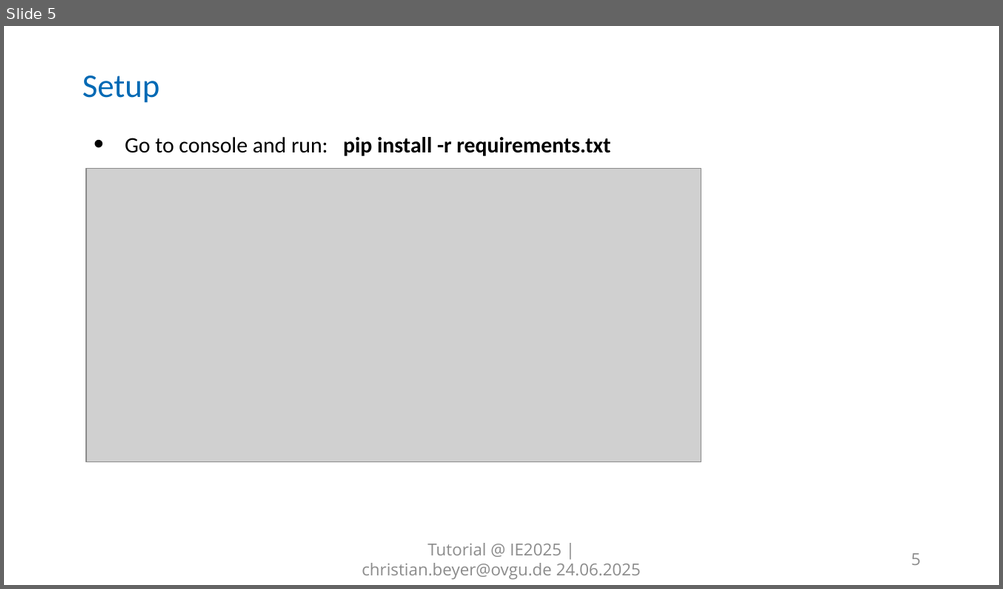
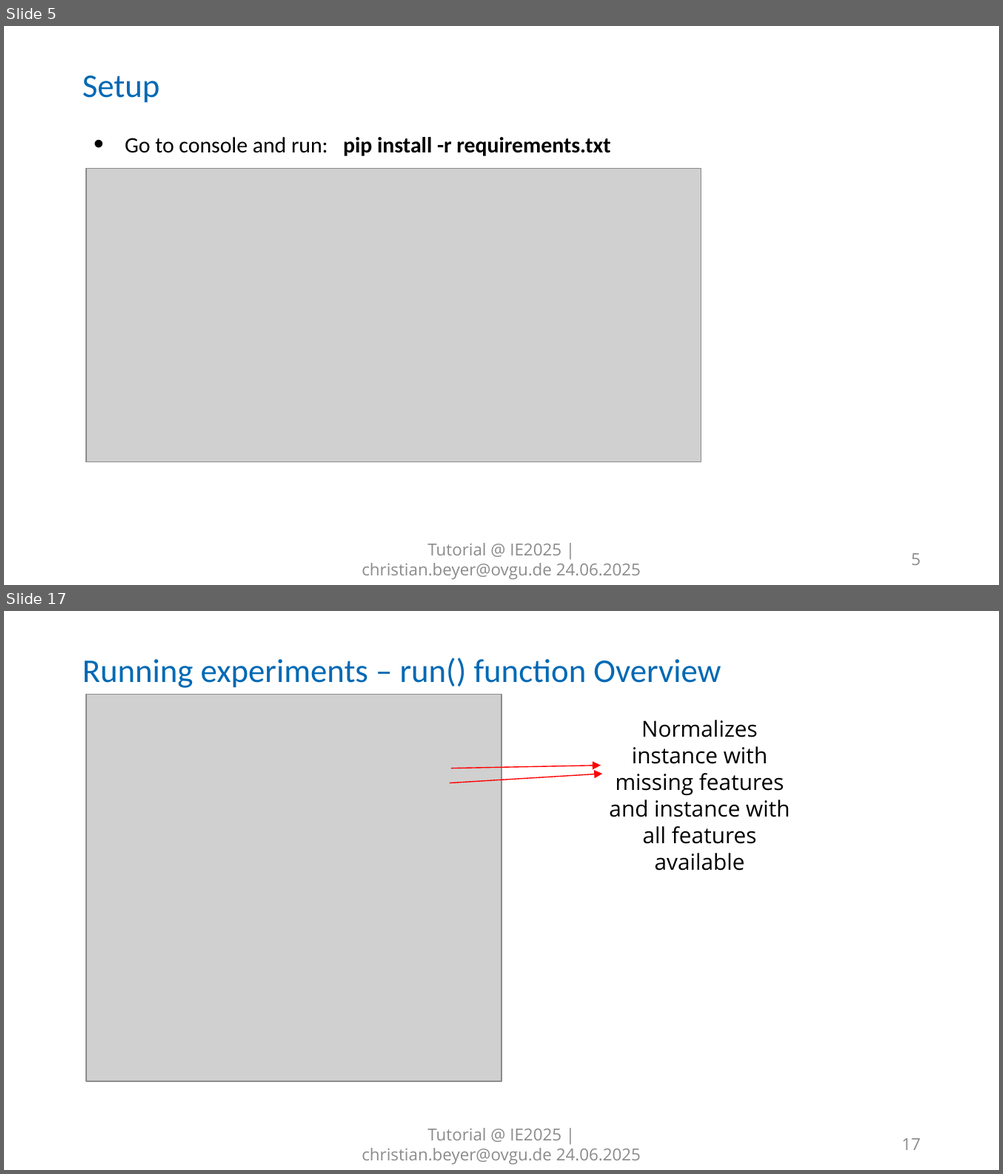
Before and after one commit to cbeyer-code/AFA_Workshop_IE2025, a slide deck: Framework 101.pptx. Shown one above the other, each under a label of ours: slide 5 before the commit, slides 5 and 17 after it; the slides between them are not shown. The pictures are 1003x589 and 1003x1174 pixels, drawn with LibreOffice and Linux fonts; fonts in the diff are those of the drawing; grey boxes stand for pictures; background and template pictures are left out. Boxes give left, top, right and bottom in pixels: in the first picture for what was removed or moved away, otherwise in the second. Text is boxed around its words. In the diff, an @@ line names an element or a change of style, - is before the commit and + after.

```diff
--- a/Framework 101.pptx
+++ b/Framework 101.pptx
@@ slide 17 added at <box>4,611,999,1170</box>, background #FFFFFF; not listed: 8 template elements that a slide beside it also shows @@
@@ title added at <box>82,658,720,688</box>, 24 pt, text #0069B4 @@
+Running experiments – run() function Overview
@@ picture added at <box>87,695,501,1082</box> @@
@@ text added at <box>609,720,790,871</box>, 16 pt, text #000000 @@
+Normalizes instance with missing features and instance with all features available
@@ arrow added from (450, 768) to (600, 765), #FF0000 0.75 pt @@
@@ arrow added from (449, 783) to (602, 774), #FF0000 0.75 pt @@
@@ text added at <box>361,1128,640,1165</box>, 12 pt, text #8C8C8C @@
+Tutorial @ IE2025 | christian.beyer@ovgu.de 24.06.2025
@@ page number added at <box>902,1139,921,1150</box>, 12 pt, text #8C8C8C @@
+17
```
Also in this commit, not shown: 1 slide changed, 12 other slides added.
